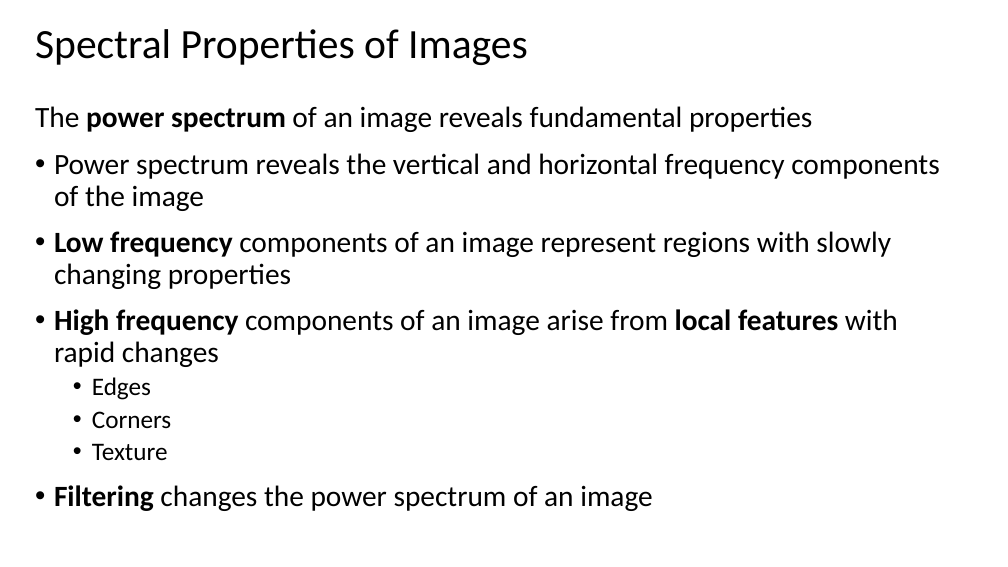
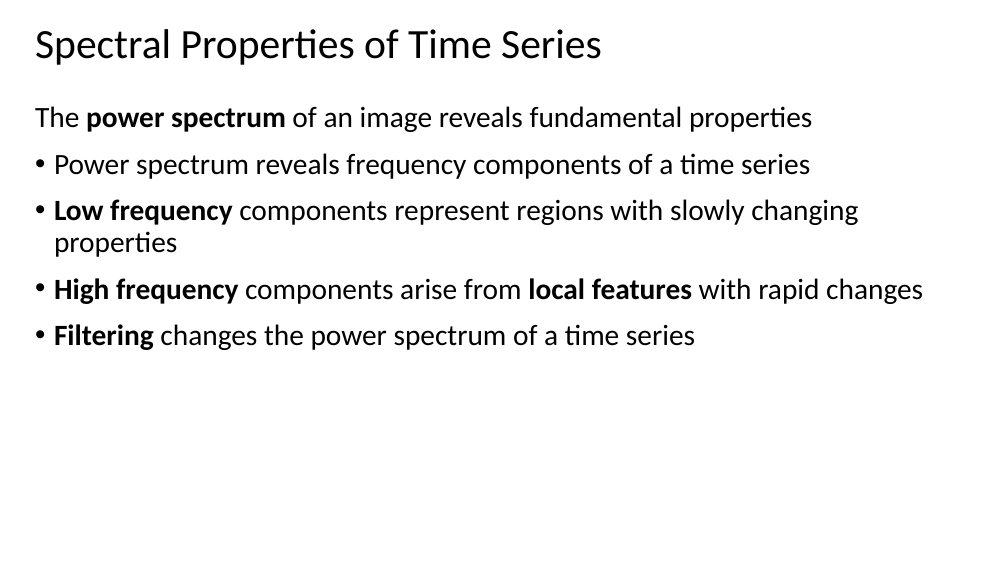
Before and after one commit to StephenElston/CSCI-E-83, a slide deck: slide 2 of LectureSlides/MessyTimeSeries.pptx. Drawn at 1008x567 pixels with LibreOffice and Linux fonts; fonts in the diff are those of the drawing. Boxes give left, top, right and bottom in pixels: in the first picture for what was removed or moved away, otherwise in the second. Text is boxed around its words. In the diff, an @@ line names an element or a change of style, - is before the commit and + after.

```diff
--- a/LectureSlides/MessyTimeSeries.pptx
+++ b/LectureSlides/MessyTimeSeries.pptx
@@ title at bbox=[35, 29, 602, 65]: text changed @@
-Spectral Properties of Images
+Spectral Properties of Time Series
@@ text at bbox=[54, 153, 923, 350]: text changed @@
-• Power spectrum reveals the vertical and horizontal frequency components of the image
-• Low frequency components of an image represent regions with slowly changing properties
-• High frequency components of an image arise from local features with rapid changes
-  • Edges
-  • Corners
-  • Texture
-• Filtering changes the power spectrum of an image
+• Power spectrum reveals frequency components of a time series
+• Low frequency components represent regions with slowly changing properties
+• High frequency components arise from local features with rapid changes
+• Filtering changes the power spectrum of a time series
```
Also in this commit, not shown: 2 other slides changed, 1 other file.
